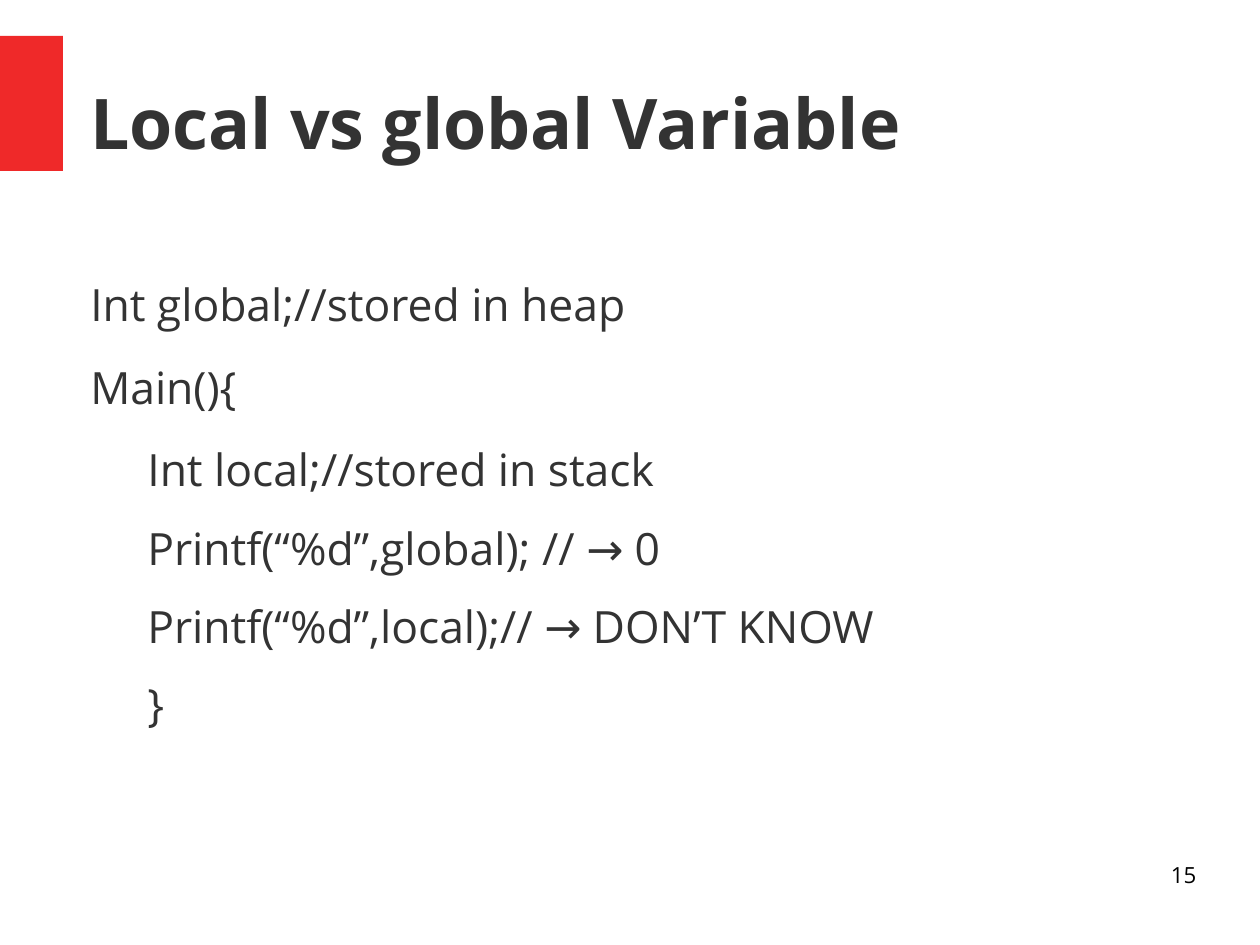
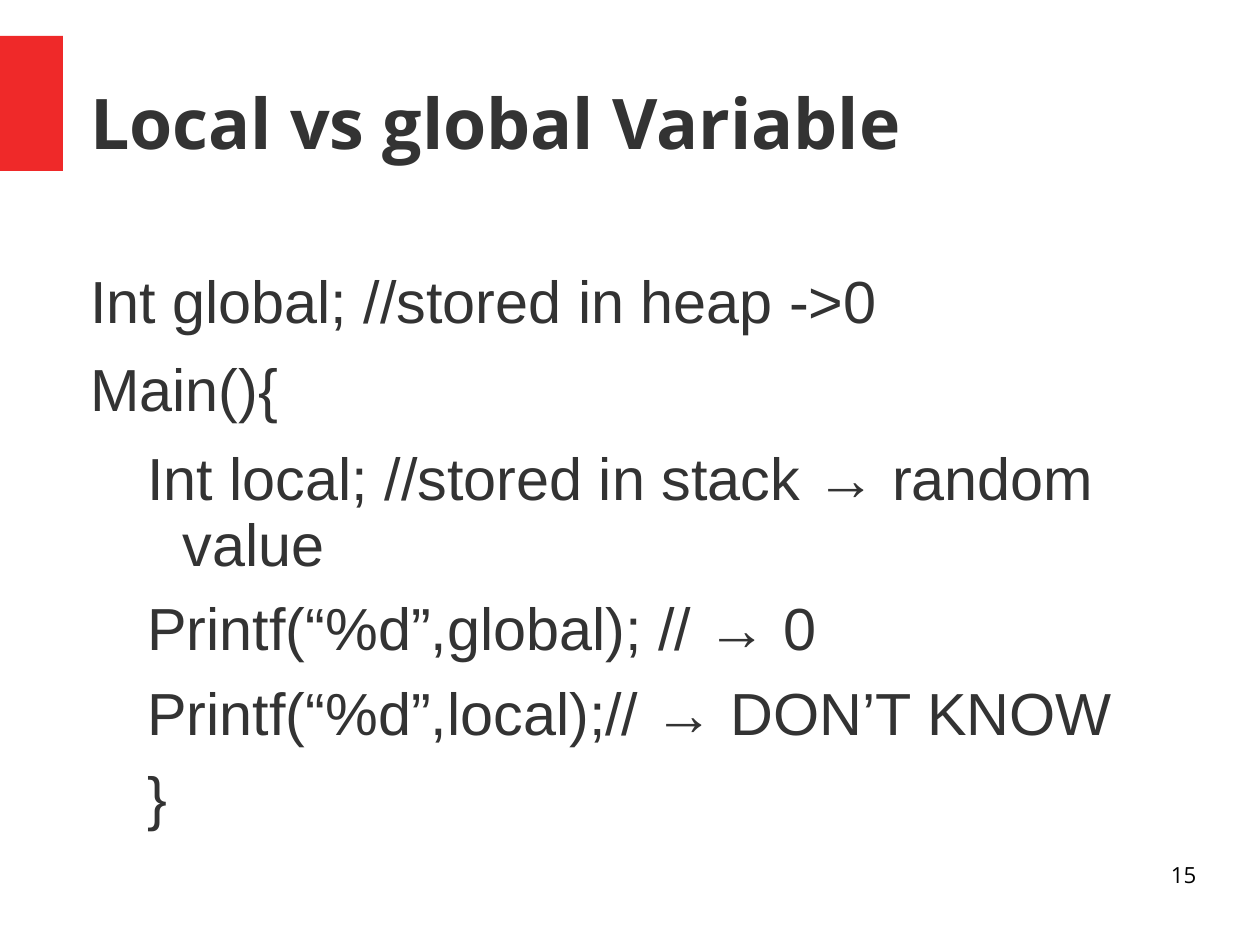
Before and after one commit to FelixDahmenFPT/ExampleForCLab, a slide deck: slide 15 of Code Format.ppt. Drawn at 1260x945 pixels with LibreOffice and Linux fonts; fonts in the diff are those of the drawing. Boxes give left, top, right and bottom in pixels: in the first picture for what was removed or moved away, otherwise in the second. Text is boxed around its words. In the diff, an @@ line names an element or a change of style, - is before the commit and + after.

```diff
--- a/Code Format.ppt
+++ b/Code Format.ppt
@@ text at [90,280,876,333]: text changed; size 28 to 37.4 pt; font Open Sans to Arial @@
-Int global;//stored in heap
+Int global; //stored in heap ->0
@@ text at [90,368,1112,745]: size 28 to 37.4 pt, font Open Sans to Arial in "Main(){", "Printf(“%d”,global); // → 0", "Printf(“%d”,local);// → DON’T KNOW", "}"; line spacing 1.13 to 0.93 @@
@@ text at [147,457,1093,567]: text changed; size 28 to 37.4 pt; font Open Sans to Arial @@
-  Int local;//stored in stack
+  Int local; //stored in stack → random value
```
Also in this commit, not shown: 1 other file.
